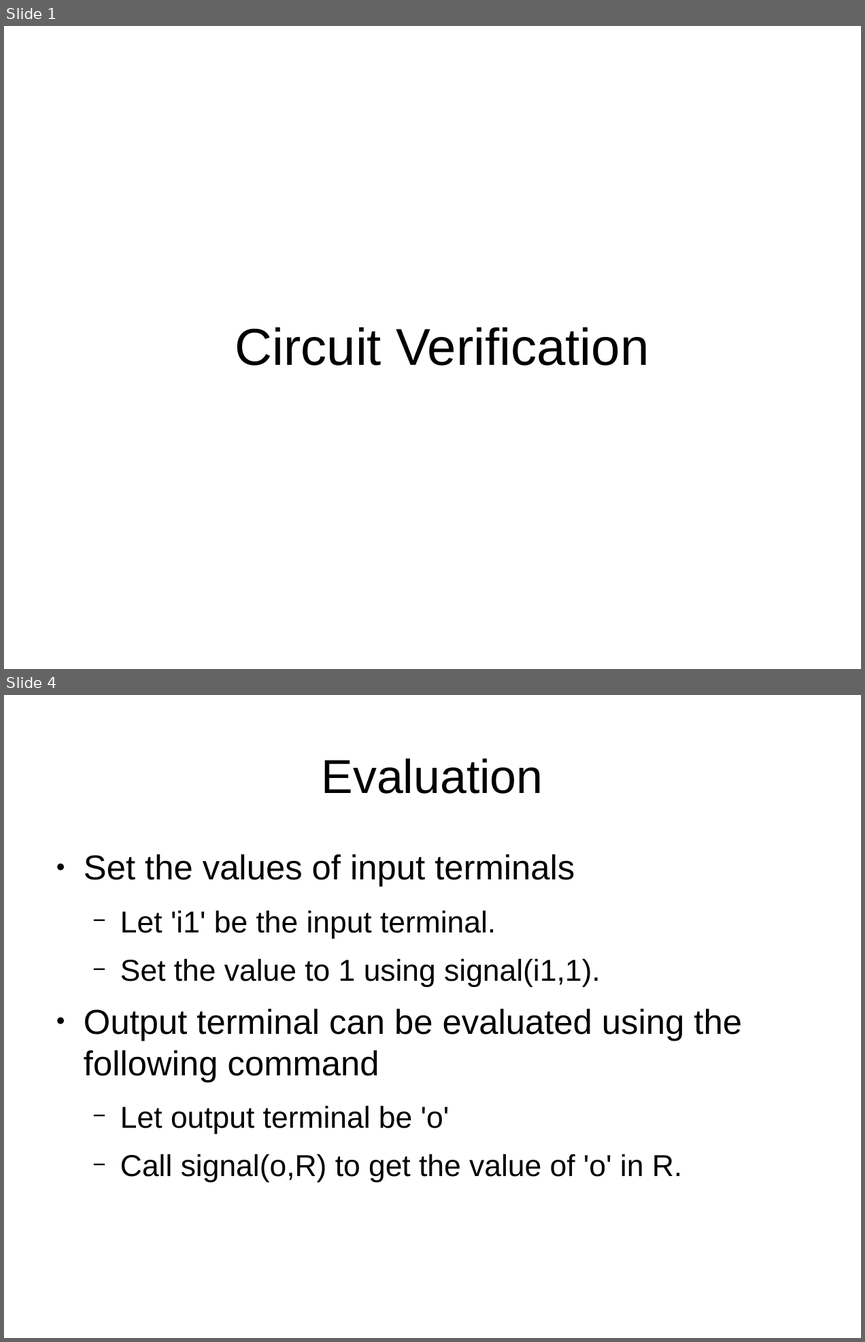
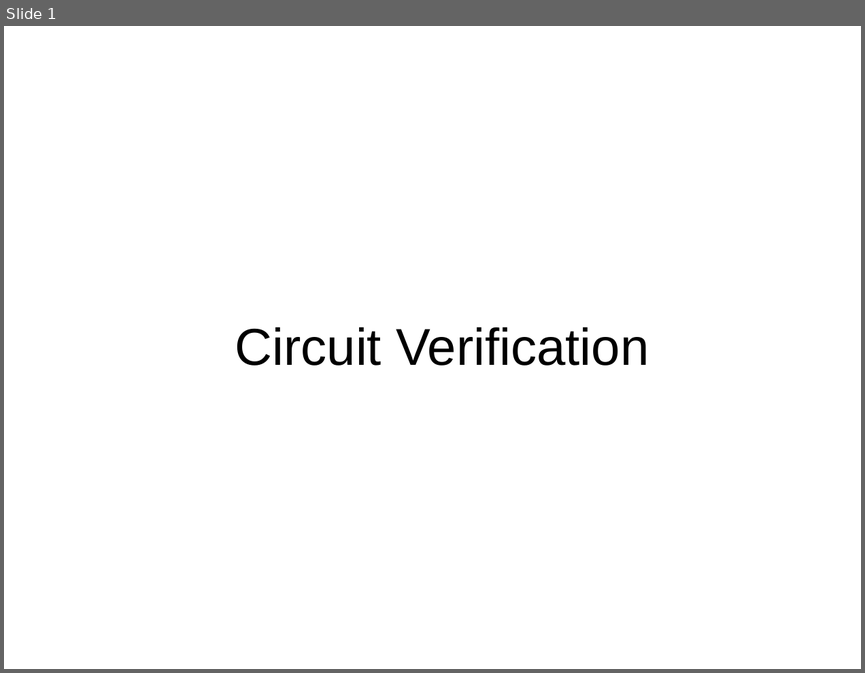
Before and after one commit to gargsanchit31/AI_Lab, a slide deck: prolog/Circuit Verification.odp. Shown one above the other, each under a label of ours: slides 1 and 4 before the commit, slide 1 after it; the slides between them are not shown. The pictures are 865x1342 and 865x673 pixels, drawn with LibreOffice and Linux fonts; fonts in the diff are those of the drawing. Boxes give left, top, right and bottom in pixels: in the first picture for what was removed or moved away, otherwise in the second. Text is boxed around its words. In the diff, an @@ line names an element or a change of style, - is before the commit and + after.

```diff
--- a/prolog/Circuit Verification.odp
+++ b/prolog/Circuit Verification.odp
@@ slide 4 removed at box(4, 695, 861, 1338), background #FFFFFF @@
@@ title removed at box(322, 758, 543, 794) @@
-Evaluation
@@ text removed at box(84, 854, 742, 1182) @@
-● Set the values of input terminals
-  − Let 'i1' be the input terminal.
-  − Set the value to 1 using signal(i1,1).
-● Output terminal can be evaluated using the following command
-  − Let output terminal be 'o'
-  − Call signal(o,R) to get the value of 'o' in R.
```
Also in this commit, not shown: 2 slides changed, 3 slides added.
